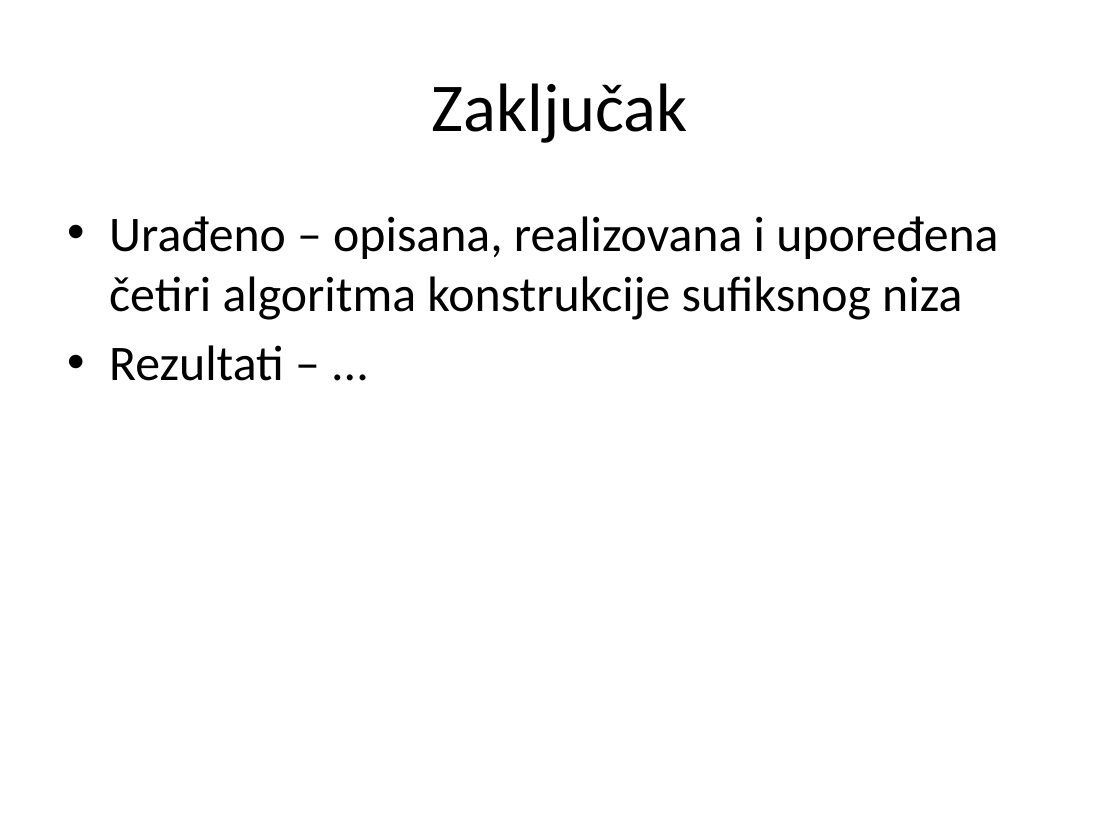
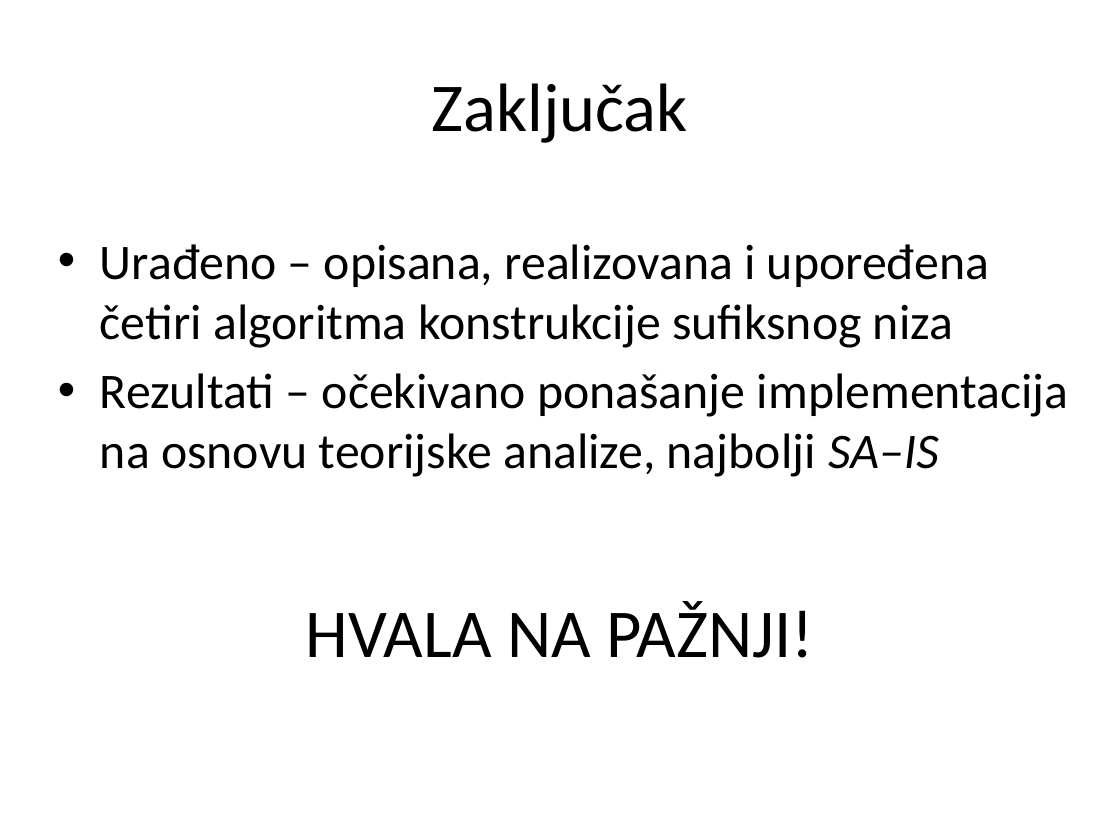
Before and after one commit to matfija/Sufiksni-niz, a slide deck: slide 21 of seminar/sufiksni.pptx (slide 17 before the commit). Drawn at 1120x840 pixels with LibreOffice and Linux fonts; fonts in the diff are those of the drawing. Boxes give left, top, right and bottom in pixels: in the first picture for what was removed or moved away, otherwise in the second. Text is boxed around its words. In the diff, an @@ line names an element or a change of style, - is before the commit and + after.

```diff
--- a/seminar/sufiksni.pptx
+++ b/seminar/sufiksni.pptx
@@ text "Urađeno – opisana, realizovana i ...": place and size @@
-text "Urađeno – opisana, realizovana i ..." at [109,216,998,381]
+text "Urađeno – opisana, realizovana i ..." at [100,244,1069,477]
@@ text at [100,373,1069,477]: text changed @@
-• Rezultati – ...
+• Rezultati – očekivano ponašanje implementacija na osnovu teorijske analize, najbolji SA–IS
@@ text added at [305,601,813,658], 44 pt, text #000000 @@
+HVALA NA PAŽNJI!
```
Also in this commit, not shown: 4 other slides changed, 4 slides added, 4 other files.
